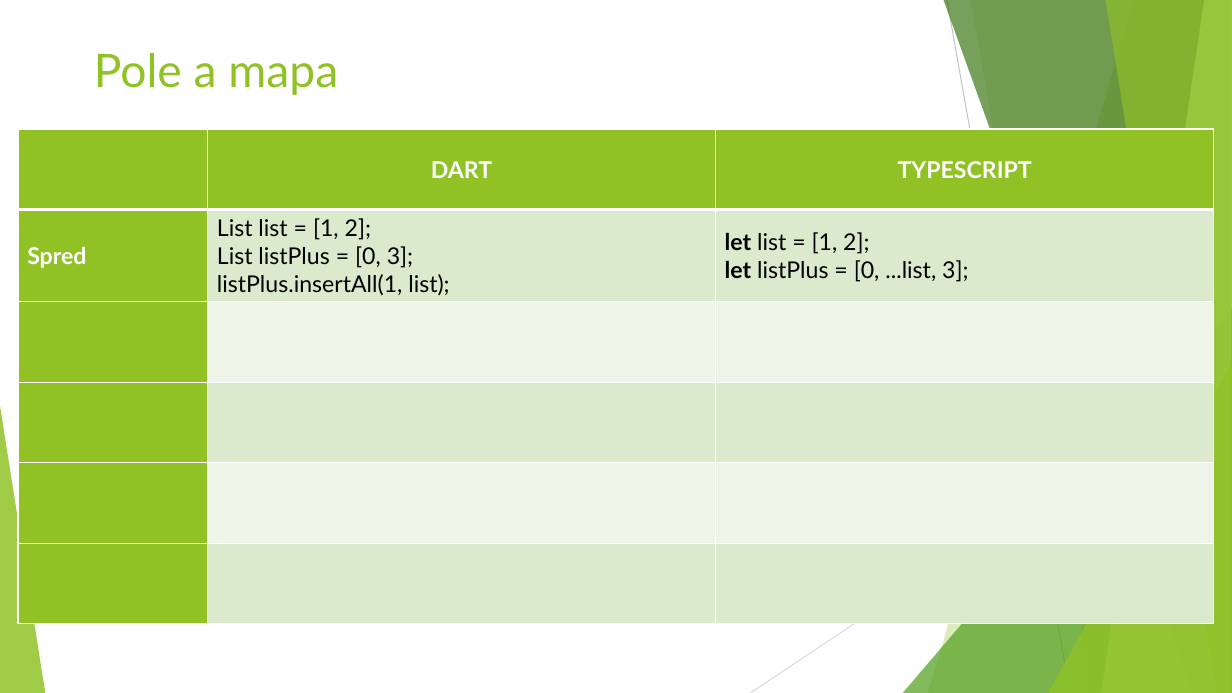
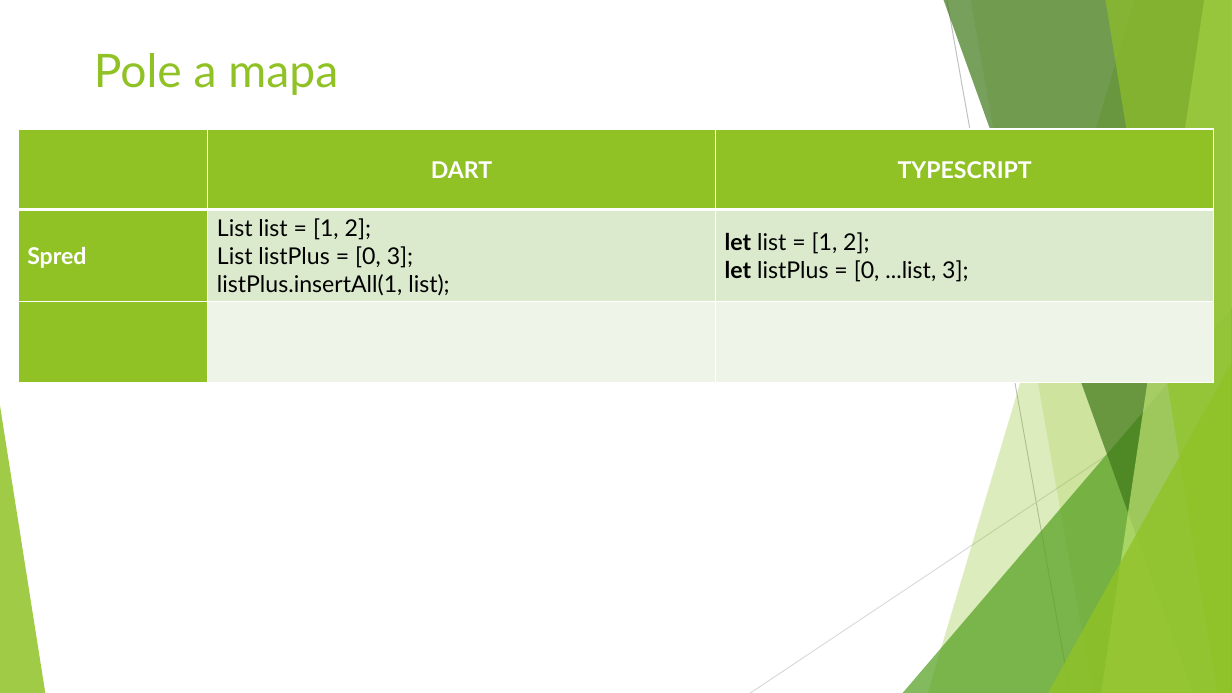
Before and after one commit to JanMlcoch/why-use-dart, a slide deck: slide 11 of Dart - proč ho používat.pptx. Drawn at 1232x693 pixels with LibreOffice and Linux fonts; fonts in the diff are those of the drawing. Boxes give left, top, right and bottom in pixels: in the first picture for what was removed or moved away, otherwise in the second. Text is boxed around its words. In the diff, an @@ line names an element or a change of style, - is before the commit and + after.

```diff
--- a/Dart - proč ho používat.pptx
+++ b/Dart - proč ho používat.pptx
@@ table at <box>18,129,1215,383</box> @@
-row 4:  |  | 
-row 5:  |  | 
-row 6:  |  | 
```
Also in this commit, not shown: 10 other slides changed, 2 slides added, 2 other files.
